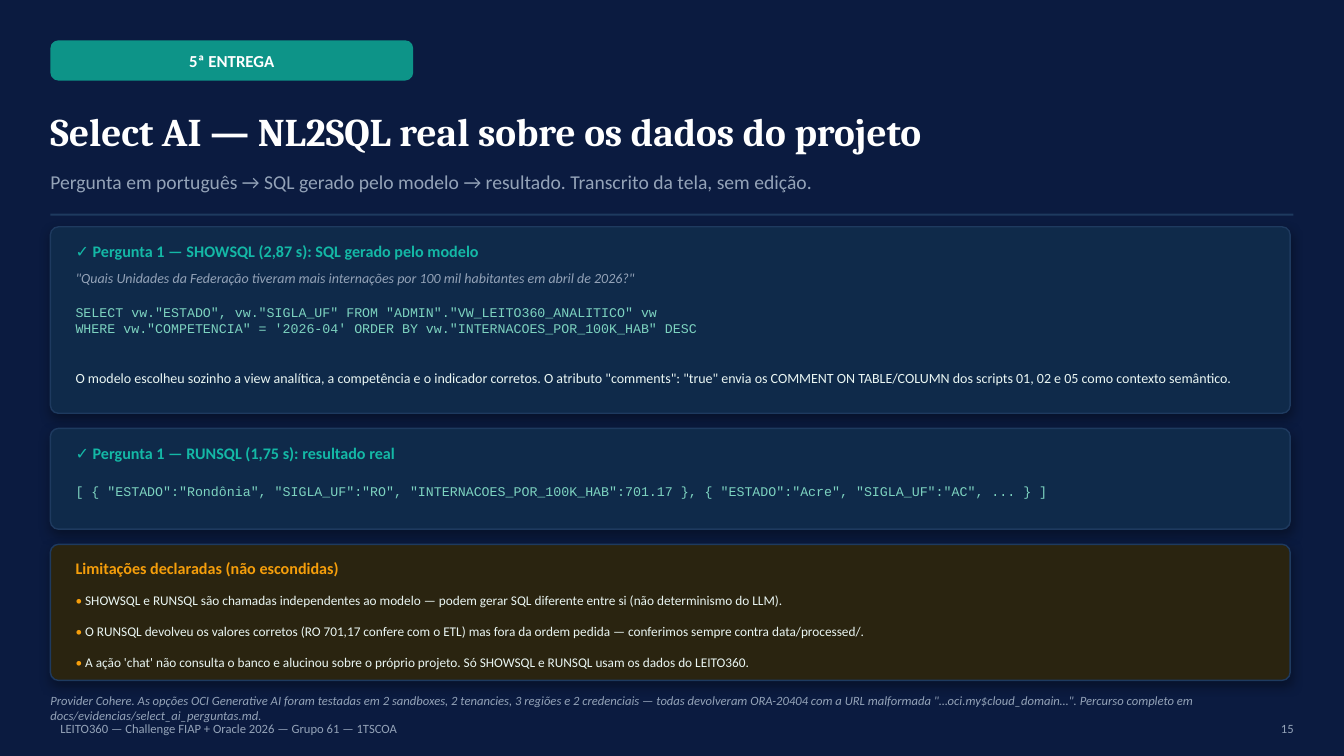
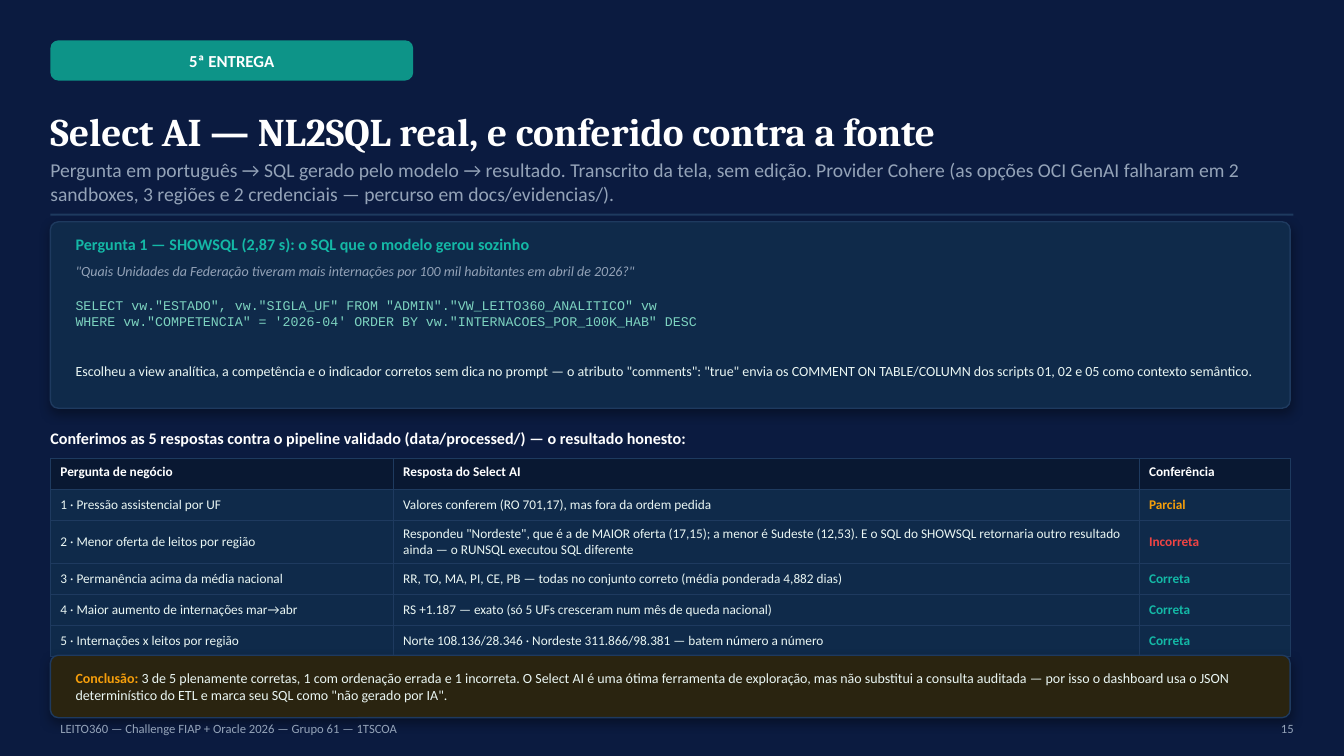
Before and after one commit to gabriellive1817-stack/Leito_360, a slide deck: slide 15 of EC_Sprint_2_1TSCOA_EvidenciasConstrucao_LEITO360_GRUPO61.pptx. Drawn at 1344x756 pixels with LibreOffice and Linux fonts; fonts in the diff are those of the drawing. Boxes give left, top, right and bottom in pixels: in the first picture for what was removed or moved away, otherwise in the second. Text is boxed around its words. In the diff, an @@ line names an element or a change of style, - is before the commit and + after.

```diff
--- a/EC_Sprint_2_1TSCOA_EvidenciasConstrucao_LEITO360_GRUPO61.pptx
+++ b/EC_Sprint_2_1TSCOA_EvidenciasConstrucao_LEITO360_GRUPO61.pptx
@@ text at bbox=[50, 118, 935, 153]: text changed @@
-Select AI — NL2SQL real sobre os dados do projeto
+Select AI — NL2SQL real, e conferido contra a fonte
@@ text at bbox=[50, 163, 1239, 205]: text changed @@
-Pergunta em português → SQL gerado pelo modelo → resultado. Transcrito da tela, sem edição.
+Pergunta em português → SQL gerado pelo modelo → resultado. Transcrito da tela, sem edição. Provider Cohere (as opções OCI GenAI falharam em 2 sandboxes, 3 regiões e 2 credenciais — percurso em docs/evidencias/).
@@ 2 texts, 1 rounded rectangle: place and size @@
-2 texts, 1 rounded rectangle at bbox=[50, 227, 1291, 413]
+2 texts, 1 rounded rectangle at bbox=[50, 222, 1291, 408]
@@ text at bbox=[76, 238, 529, 253]: text changed @@
-✓ Pergunta 1 — SHOWSQL (2,87 s): SQL gerado pelo modelo
+Pergunta 1 — SHOWSQL (2,87 s): o SQL que o modelo gerou sozinho
@@ text at bbox=[76, 366, 1252, 379]: text changed @@
-O modelo escolheu sozinho a view analítica, a competência e o indicador corretos. O atributo "comments": "true" envia os COMMENT ON TABLE/COLUMN dos scripts 01, 02 e 05 como contexto semântico.
+Escolheu a view analítica, a competência e o indicador corretos sem dica no prompt — o atributo "comments": "true" envia os COMMENT ON TABLE/COLUMN dos scripts 01, 02 e 05 como contexto semântico.
@@ rounded rectangle removed at bbox=[50, 429, 1291, 529] @@
@@ text added at bbox=[50, 432, 686, 447], 11.5 pt, text #FFFFFF, bold @@
+Conferimos as 5 respostas contra o pipeline validado (data/processed/) — o resultado honesto:
@@ text removed at bbox=[93, 447, 395, 462] @@
-✓ Pergunta 1 — RUNSQL (1,75 s): resultado real
@@ table added at bbox=[50, 459, 1291, 652], 6 rows, 3 columns @@
+Pergunta de negócio | Resposta do Select AI | Conferência
+1 · Pressão assistencial por UF | Valores conferem (RO 701,17), mas fora da ordem pedida | Parcial
+2 · Menor oferta de leitos por região | Respondeu "Nordeste", que é a de MAIOR oferta (17,15); a menor é Sudeste (12,53). E o SQL do SHOWSQL retornaria outro resultado ainda — o RUNSQL executou SQL diferente | Incorreta
+3 · Permanência acima da média nacional | RR, TO, MA, PI, CE, PB — todas no conjunto correto (média ponderada 4,882 dias) | Correta
+4 · Maior aumento de internações mar→abr | RS +1.187 — exato (só 5 UFs cresceram num mês de queda nacional) | Correta
+5 · Internações x leitos por região | Norte 108.136/28.346 · Nordeste 311.866/98.381 — batem número a número | Correta
@@ text removed at bbox=[107, 487, 983, 499] @@
-[ { "ESTADO":"Rondônia", "SIGLA_UF":"RO", "INTERNACOES_POR_100K_HAB":701.17 }, { "ESTADO":"Acre", "SIGLA_UF":"AC", ... } ]
@@ text removed at bbox=[76, 562, 339, 577] @@
-Limitações declaradas (não escondidas)
@@ text removed at bbox=[85, 595, 782, 608] @@
-• SHOWSQL e RUNSQL são chamadas independentes ao modelo — podem gerar SQL diferente entre si (não determinismo do LLM).
@@ text removed at bbox=[85, 626, 864, 638] @@
-• O RUNSQL devolveu os valores corretos (RO 701,17 confere com o ETL) mas fora da ordem pedida — conferimos sempre contra data/processed/.
@@ rounded rectangle: place and size @@
-rounded rectangle at bbox=[50, 544, 1291, 681]
+rounded rectangle at bbox=[50, 655, 1291, 718]
@@ rounded rectangle at bbox=[50, 655, 1291, 718]: proportions changed @@
@@ text removed at bbox=[85, 657, 749, 670] @@
-• A ação 'chat' não consulta o banco e alucinou sobre o próprio projeto. Só SHOWSQL e RUNSQL usam os dados do LEITO360.
@@ text added at bbox=[76, 673, 1229, 703], 10 pt, text #EAF6F3 @@
+Conclusão: 3 de 5 plenamente corretas, 1 com ordenação errada e 1 incorreta. O Select AI é uma ótima ferramenta de exploração, mas não substitui a consulta auditada — por isso o dashboard usa o JSON determinístico do ETL e marca seu SQL como "não gerado por IA".
@@ text removed at bbox=[50, 696, 1193, 722] @@
-Provider Cohere. As opções OCI Generative AI foram testadas em 2 sandboxes, 2 tenancies, 3 regiões e 2 credenciais — todas devolveram ORA-20404 com a URL malformada "…oci.my$cloud_domain…". Percurso completo em docs/evidencias/select_ai_perguntas.md.
```
Also in this commit, not shown: 5 other files.
